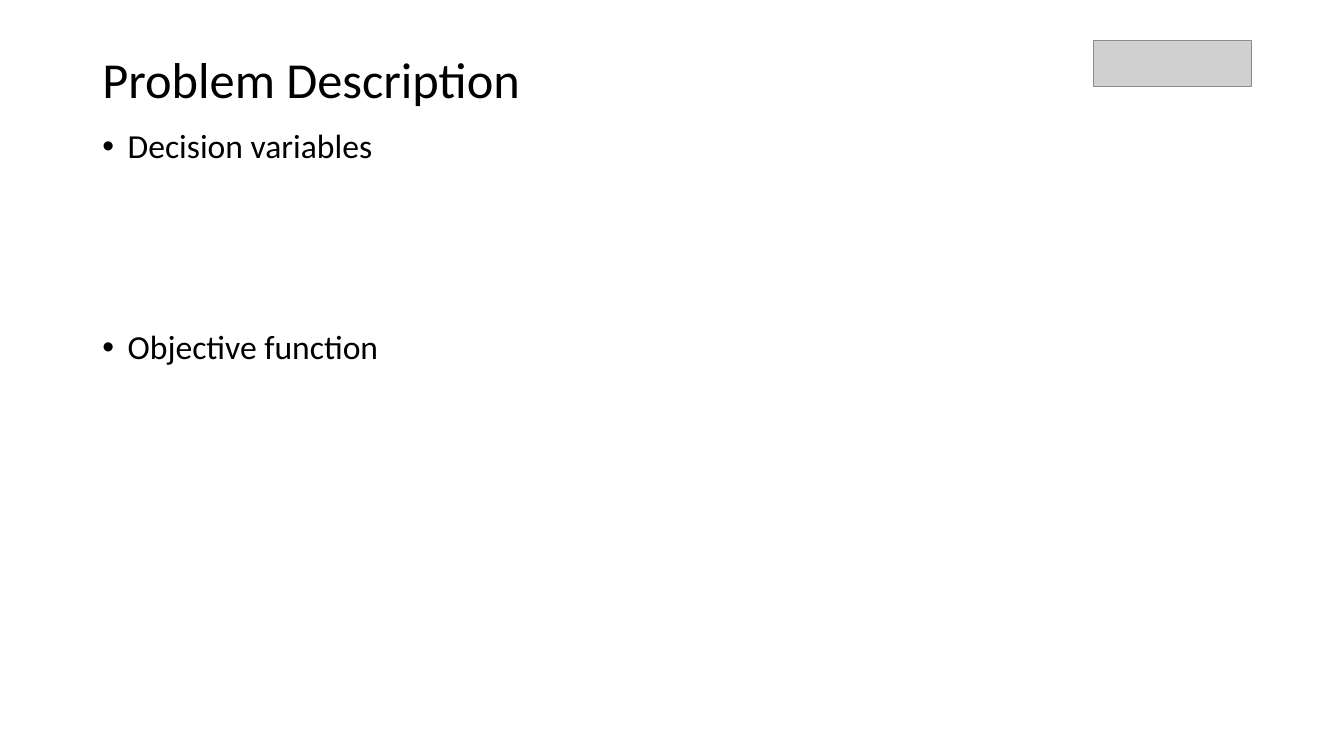
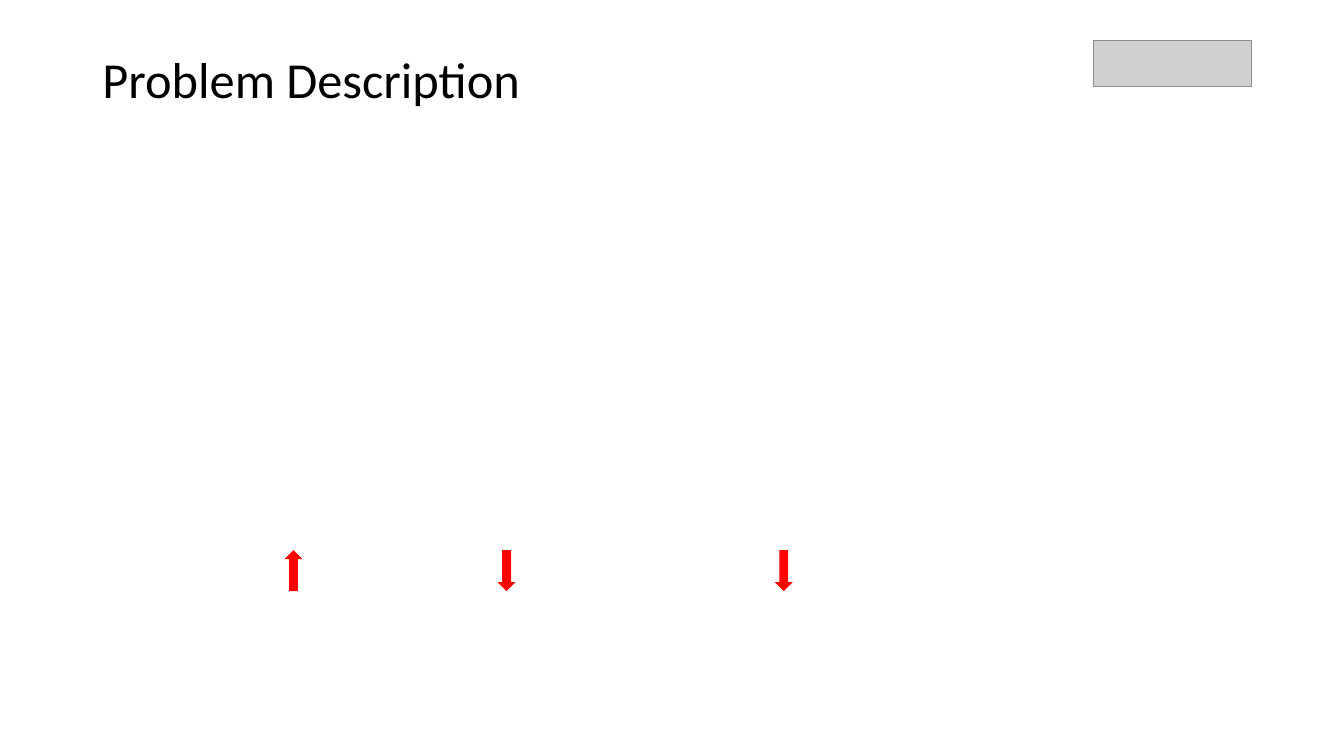
Before and after one commit to parkjan4/OptSim, a slide deck: slide 19 of Presentation.pptx. Drawn at 1344x756 pixels with LibreOffice and Linux fonts; fonts in the diff are those of the drawing; grey boxes stand for pictures. Boxes give left, top, right and bottom in pixels: in the first picture for what was removed or moved away, otherwise in the second. Text is boxed around its words. In the diff, an @@ line names an element or a change of style, - is before the commit and + after.

Commit message:
Update Presentation.pptx
m

```diff
--- a/Presentation.pptx
+++ b/Presentation.pptx
@@ text removed at (128, 134, 378, 365) @@
-• Decision variables
-• Objective function
@@ down arrow added at (284, 551, 302, 592), fill #FF0000 @@
@@ down arrow added at (498, 551, 516, 592), fill #FF0000 @@
@@ down arrow added at (775, 551, 793, 592), fill #FF0000 @@
```
Also in this commit, not shown: 4 slides added.
